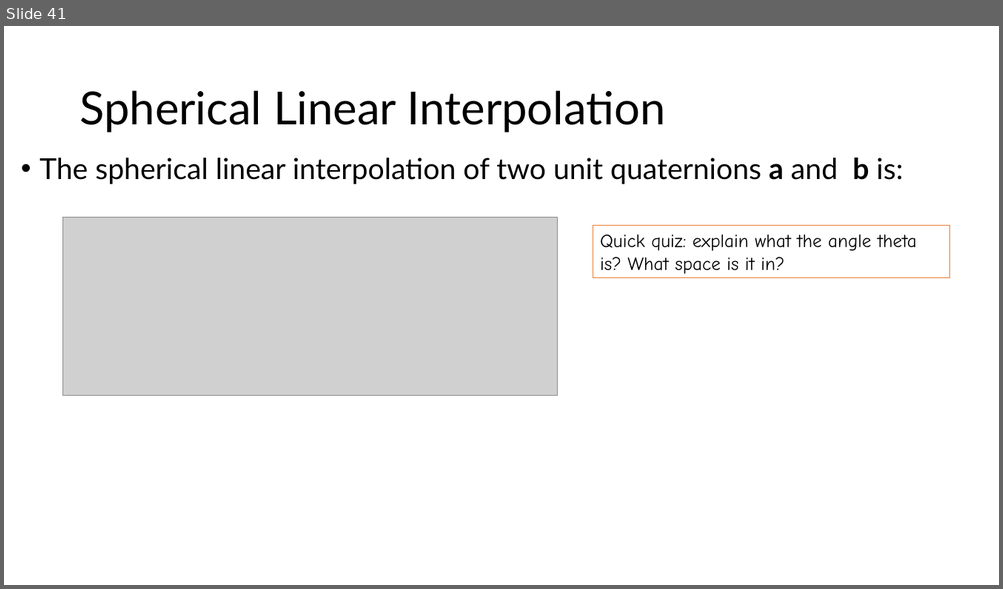
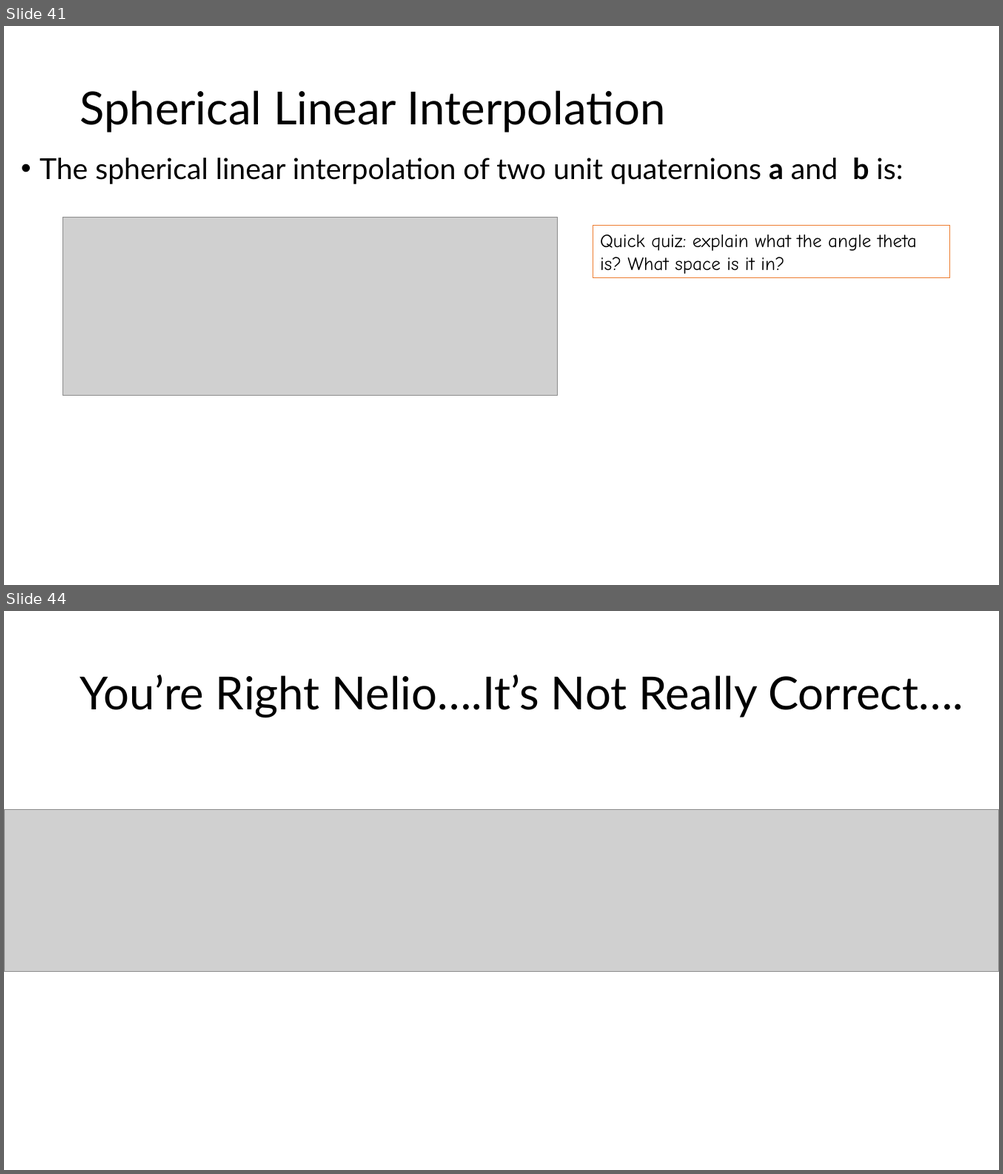
Before and after one commit to illinois-cs498vr/CourseMaterial, a slide deck: Lectures/VR-Orientation.pptx. Shown one above the other, each under a label of ours: slide 41 before the commit, slides 41 and 44 after it; the slides between them are not shown. The pictures are 1003x589 and 1003x1174 pixels, drawn with LibreOffice and Linux fonts; fonts in the diff are those of the drawing; grey boxes stand for pictures. Boxes give left, top, right and bottom in pixels: in the first picture for what was removed or moved away, otherwise in the second. Text is boxed around its words. In the diff, an @@ line names an element or a change of style, - is before the commit and + after.

```diff
--- a/Lectures/VR-Orientation.pptx
+++ b/Lectures/VR-Orientation.pptx
@@ slide 44 added at (4,611,999,1170), background #FFFFFF @@
@@ title added at (79,675,963,718), 44 pt, text #000000 @@
+You’re Right Nelio….It’s Not Really Correct….
@@ picture added at (4,809,999,972) @@
```
Also in this commit, not shown: 1 slide changed, 1 other slide added.
